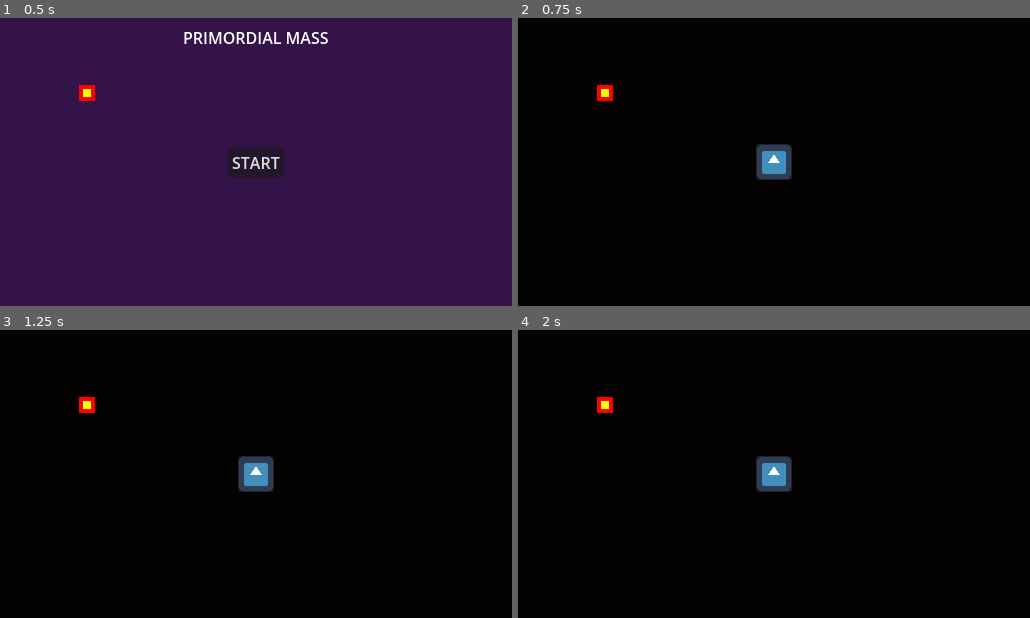
Above: before the commit, frames 1-4 (two rows, left to right).
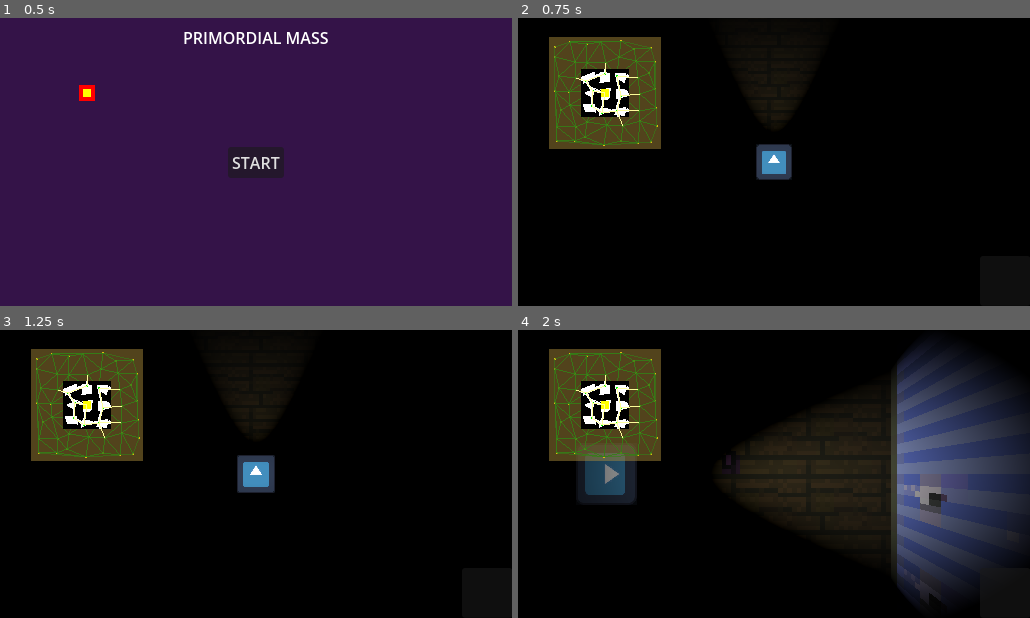
Above: after the commit, the same moments.

Repository: GammaRayTea/project-3-primordial-mass
Game: Godot game, scene res://main.tscn
Two runs of this game, one before a commit and one after it. Both use one fixed random seed, a clock stepped at 60 frames per second and the inputs below. The engine's default icon, where the game draws it, is replaced by a stand-in: a white triangle on a blue panel in a dark square.
Inputs:
- Up to frame 1 (0.5 s): no input
- Up to frame 2 (0.75 s): click "START" at 0.5 s
- Up to frame 3 (1.25 s): no input
- Up to frame 4 (2 s): tap Enter at 1.25 s; hold D (move_right) from 1.28 s (still down); tap E (interact) at 1.35 s

Frame 1 is identical in both runs. In frame 2, 7.8% of the frame differs, in the area x 6-54%, y 6-56%; in frame 3, 8.1%; in frame 4, 37%, in the area x 6-100%, y 4-95%.
Error before the commit: Parse Error: Expected statement, found "Indent" instead. (res://game/environment/room_generation/room_mesh_gen.gd:150)

Commit message:
fixed merge

Diff:
--- a/game/environment/room_generation/room_mesh_gen.gd
+++ b/game/environment/room_generation/room_mesh_gen.gd
@@ -63,40 +63,8 @@
 					does_bit_exist(current_sub_cell_x + 1, current_sub_cell_y, _grid),
 					does_bit_exist(current_sub_cell_x - 1, current_sub_cell_y, _grid)
 				]
-				generate_walls(current_sub_cell_x, current_sub_cell_y, adjacent)
-
-
-	# make floor mesh from arrays
-	surface_array_floor[Mesh.ARRAY_VERTEX] = verts_floor
-	surface_array_floor[Mesh.ARRAY_NORMAL] = normals_floor
-	surface_array_floor[Mesh.ARRAY_TEX_UV] = uvs_floor
-	surface_array_floor[Mesh.ARRAY_COLOR] = colors_floor
-	surface_array_floor[Mesh.ARRAY_INDEX] = indices_floor
-	mesh.add_surface_from_arrays(Mesh.PRIMITIVE_TRIANGLES, surface_array_floor)
-
-	#make floor collision from mesh
-	var collision_instance_floor := CollisionShape3D.new()
-	collision_instance_floor.shape = mesh.create_trimesh_shape()
-	room_collisions.add_child(collision_instance_floor)
-
-	(mesh as ArrayMesh).surface_set_material((mesh as ArrayMesh).get_surface_count()-1,test_mat)
-
-
-
-	# make wall mesh from arrays
-	surface_array_wall[Mesh.ARRAY_VERTEX] = verts_wall
-	surface_array_wall[Mesh.ARRAY_NORMAL] = normals_wall
-	surface_array_wall[Mesh.ARRAY_TEX_UV] = uvs_wall
-	surface_array_wall[Mesh.ARRAY_COLOR] = colors_wall
-	surface_array_wall[Mesh.ARRAY_INDEX] = indices_wall
-	(mesh as ArrayMesh).add_surface_from_arrays(Mesh.PRIMITIVE_TRIANGLES, surface_array_wall)
-	(mesh as ArrayMesh).create_trimesh_shape()
-	(mesh as ArrayMesh).surface_set_material((mesh as ArrayMesh).get_surface_count()-1,test_mat2)
-
-	#make floor collision from wall
-	var collision_instance_wall := CollisionShape3D.new()
-	collision_instance_wall.shape = mesh.create_trimesh_shape()
-	room_collisions.add_child(collision_instance_wall)
+				surface_array_wall = generate_walls(current_sub_cell_x, current_sub_cell_y, adjacent, surface_array_wall)
+
 
 	add_mesh(surface_array_floor,floor_material)
 	add_mesh(surface_array_ceil,ceiling_material)
@@ -147,18 +115,6 @@
 			_surface_array[Mesh.ARRAY_VERTEX][_surface_array[Mesh.ARRAY_VERTEX].size()-1].x,
 			_surface_array[Mesh.ARRAY_VERTEX][_surface_array[Mesh.ARRAY_VERTEX].size()-1].z)
 			)
-			uvs_floor.append(Vector2(
-				verts_floor[verts_floor.size()-1].x,
-				verts_floor[verts_floor.size()-1].z)
-				)
-			colors_floor.append(color)
-			normals_floor.append(Vector3(0, 1, 0))
-		indices_floor.append(start_index)
-		indices_floor.append(start_index + 1)
-		indices_floor.append(start_index + 2)
-		indices_floor.append(start_index)
-		indices_floor.append(start_index + 2)
-		indices_floor.append(start_index + 3)
 		_surface_array[Mesh.ARRAY_COLOR].append(color)
 		_surface_array[Mesh.ARRAY_NORMAL].append(Vector3(0, 1, 0))
 	_surface_array[Mesh.ARRAY_INDEX].append(start_index)
@@ -172,11 +128,11 @@
 
 
 
-##checks if a bit, with coords _x, _y, is inside the given bitmap
-func does_bit_exist(_x: int, _y: int, _grid: BitMap) -> bool:
-	if (_x < 0 or _y < 0 or _x >= _grid.get_size().x or _y >= _grid.get_size().y):
-		return true
-	return _grid.get_bit(_x, _y)
+func does_bit_exist(_x: int, _y: int, _grid:BitMap) -> bool:
+
+		if (_x < 0 or _y < 0 or _x >= _grid.get_size().x or _y >= _grid.get_size().y):
+			return true
+		return _grid.get_bit(_x, _y)
 
 
 
